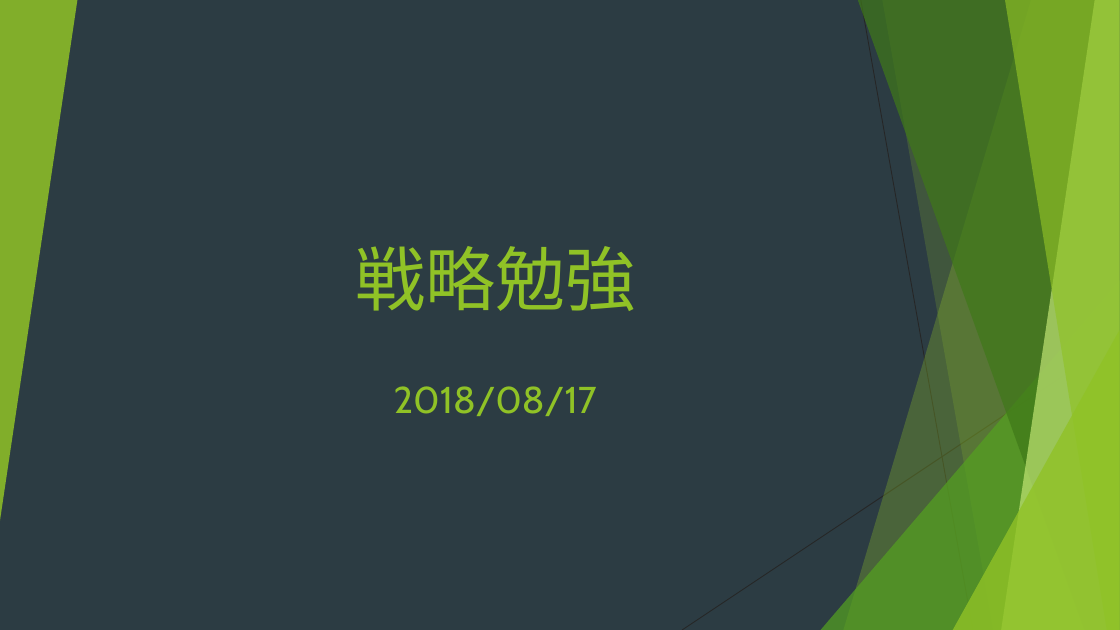
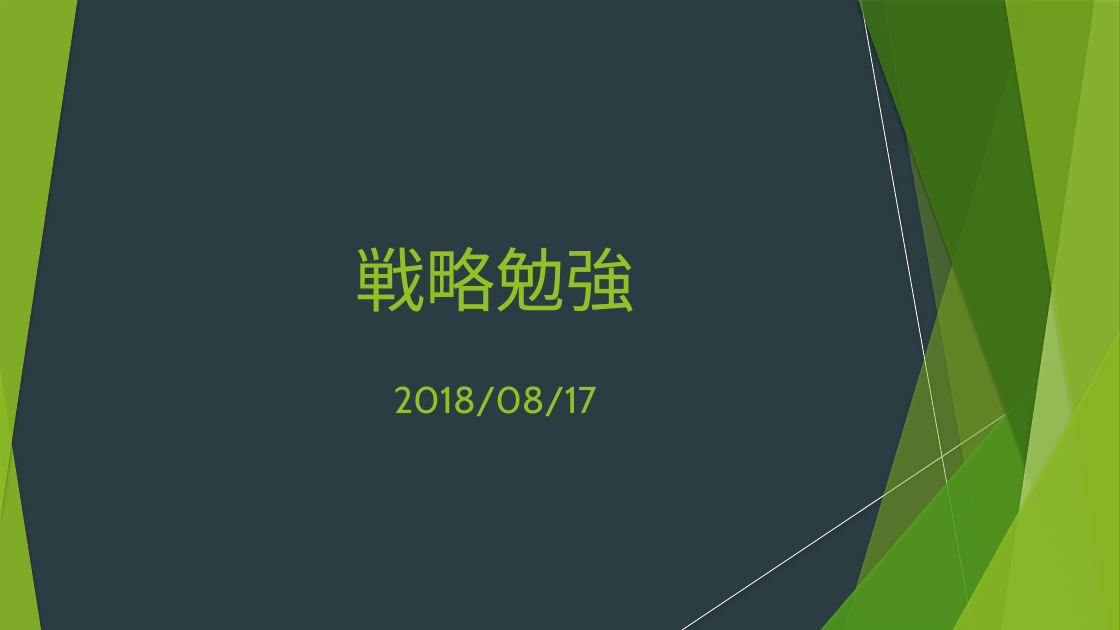
Before and after one commit to anhquan18/2018-, a slide deck: slide 1 of OOP.pptx. Drawn at 1120x630 pixels with LibreOffice and Linux fonts; fonts in the diff are those of the drawing. Boxes give left, top, right and bottom in pixels: in the first picture for what was removed or moved away, otherwise in the second. Text is boxed around its words. In the diff, an @@ line names an element or a change of style, - is before the commit and + after.

```diff
--- a/OOP.pptx
+++ b/OOP.pptx
@@ shadow on in 7 elements at box(844, 0, 1120, 630), box(821, 280, 1120, 630), box(858, 0, 1120, 630), box(1002, 0, 1120, 630), box(1005, 0, 1120, 630), box(953, 330, 1120, 630), box(0, 0, 77, 521) @@
@@ line (861, 0) - (973, 630): stroke #262626 0.75 pt to #FFFFFF 0.74 pt @@
@@ freeform shape at box(882, 0, 1120, 630): shadow on; outline redrawn @@
@@ line (1120, 339) - (682, 630): stroke #262626 0.75 pt to #FFFFFF 0.74 pt @@
@@ group added at box(821, 0, 1120, 630): 5 freeform shapes, 2 triangles @@
@@ triangle added at box(0, 369, 41, 630), fill #90C226 at 85% opacity @@
```
Also in this commit, not shown: 20 other slides changed, 4 slides added, 4 slides removed.
